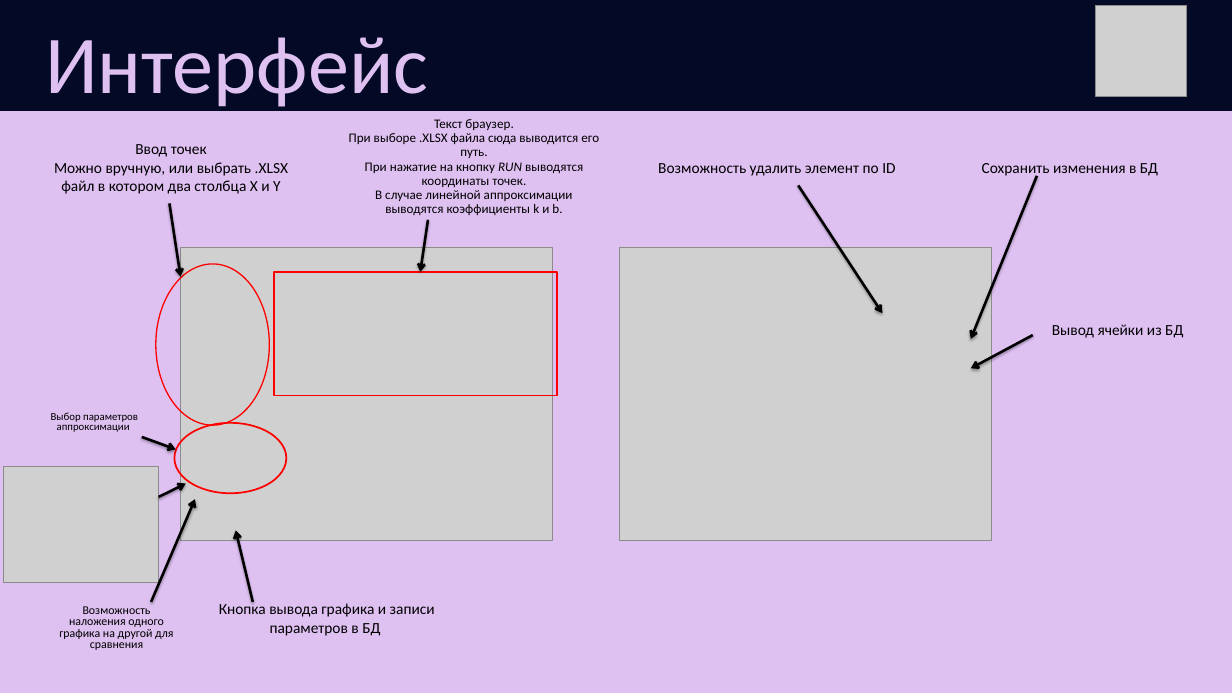
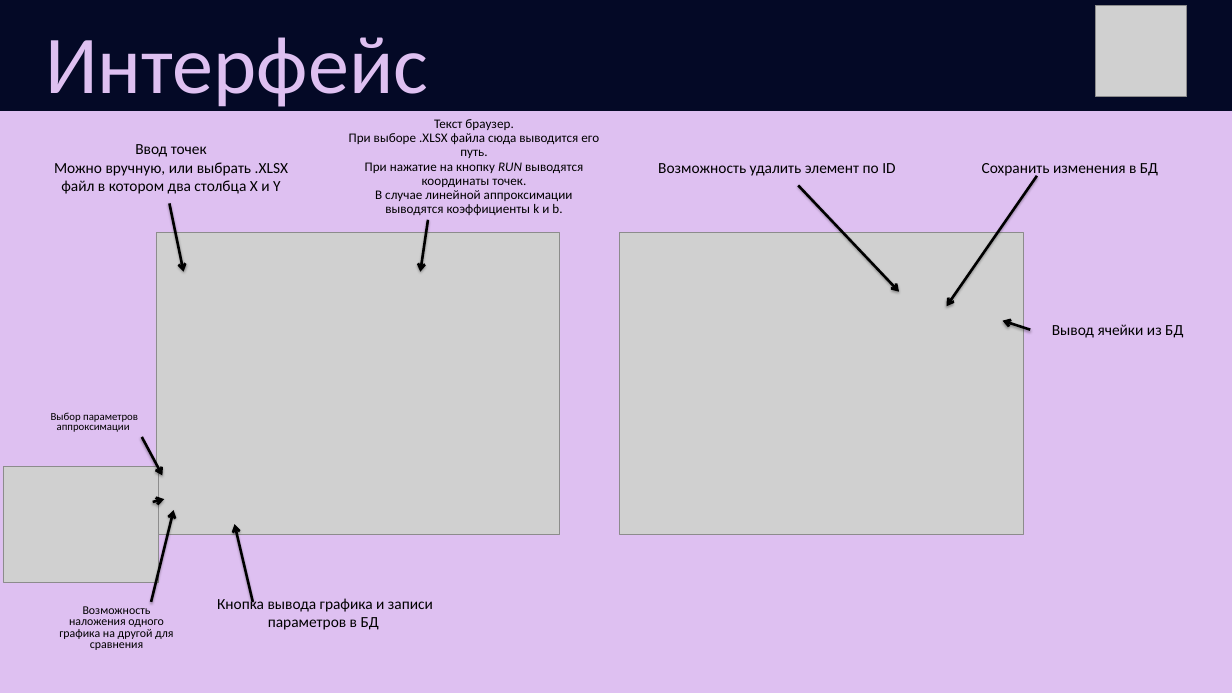
Before and after one commit to ilyaaadfb/approximation_function_pyqt5_project_school-yandex, a slide deck: slide 5 of docs/PyQt5 progect.pptx. Drawn at 1232x693 pixels with LibreOffice and Linux fonts; fonts in the diff are those of the drawing; grey boxes stand for pictures. Boxes give left, top, right and bottom in pixels: in the first picture for what was removed or moved away, otherwise in the second. Text is boxed around its words. In the diff, an @@ line names an element or a change of style, - is before the commit and + after.

```diff
--- a/docs/PyQt5 progect.pptx
+++ b/docs/PyQt5 progect.pptx
@@ arrow moved from (1037, 176) - (971, 339) to (1037, 176) - (947, 306) @@
@@ arrow moved from (169, 203) - (180, 277) to (169, 203) - (184, 272) @@
@@ arrow moved from (798, 185) - (882, 313) to (798, 185) - (899, 292) @@
@@ picture resized from (x1=180, y1=247, x2=553, y2=541) to (x1=156, y1=232, x2=560, y2=535) @@
@@ picture resized from (x1=620, y1=247, x2=992, y2=541) to (x1=620, y1=232, x2=1024, y2=535) @@
@@ ellipse removed at (x1=156, y1=264, x2=269, y2=425) @@
@@ rectangle removed at (x1=274, y1=272, x2=557, y2=395) @@
@@ arrow moved from (1033, 335) - (971, 368) to (1030, 330) - (1002, 321) @@
@@ arrow moved from (142, 437) - (176, 449) to (142, 437) - (163, 476) @@
@@ ellipse removed at (x1=174, y1=423, x2=286, y2=493) @@
@@ arrow moved from (159, 497) - (186, 484) to (153, 502) - (164, 499) @@
@@ arrow moved from (151, 602) - (195, 499) to (151, 602) - (174, 510) @@
@@ arrow moved from (253, 602) - (236, 530) to (253, 602) - (235, 524) @@
@@ text "Кнопка вывода графика и записи ..." moved from (x1=219, y1=601, x2=435, y2=636) to (x1=217, y1=595, x2=433, y2=630) @@
```
Also in this commit, not shown: 5 other slides changed, 3 other files.
